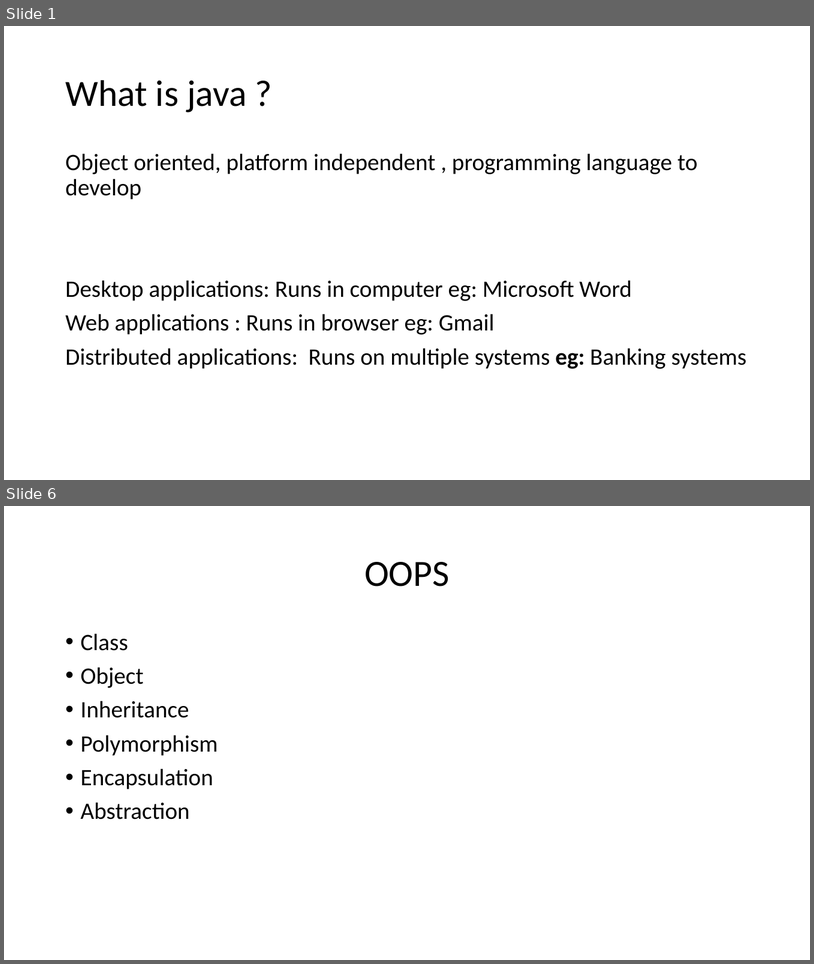
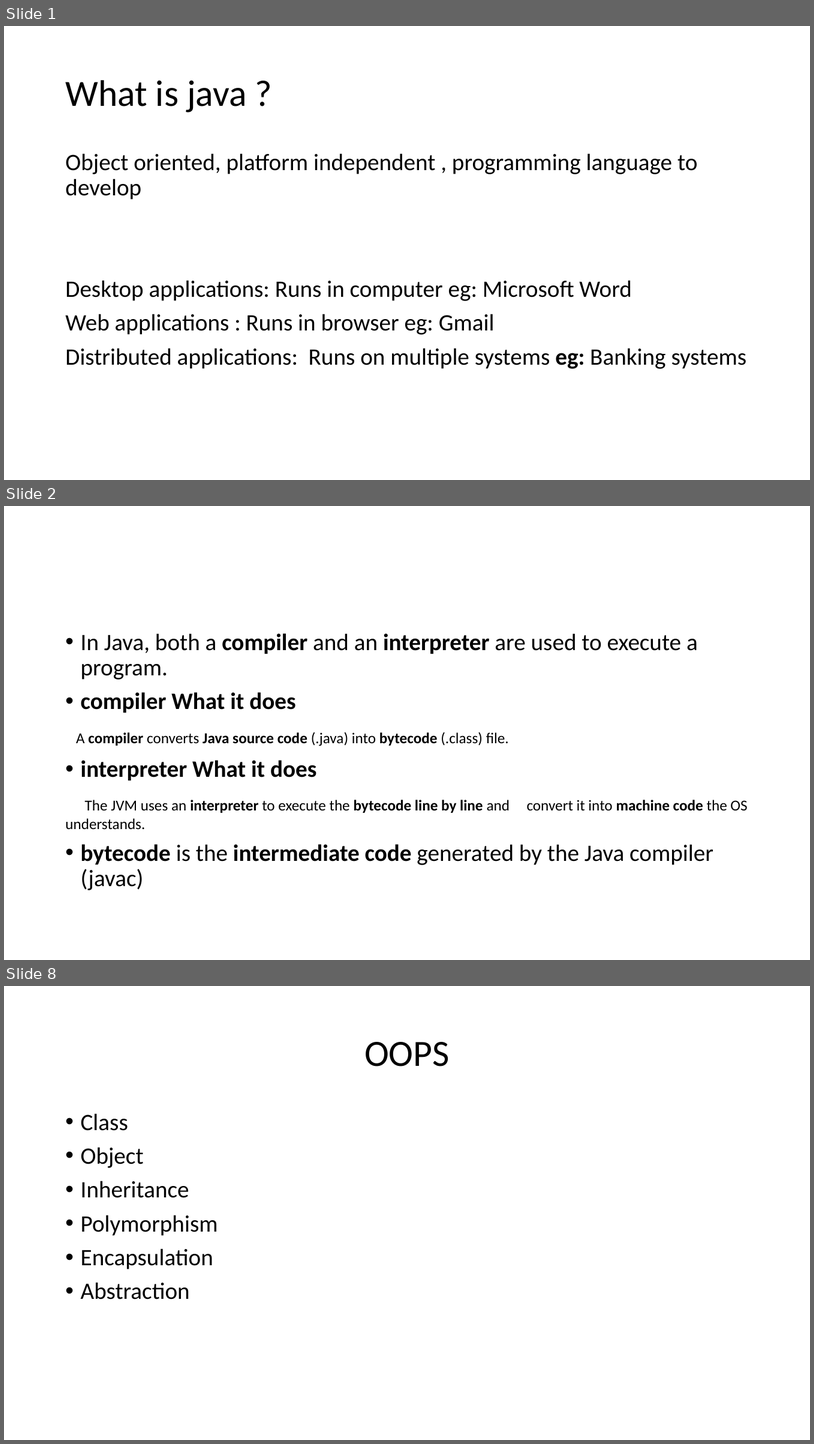
Before and after one commit to jayakrishnaprog/Javademoppt, a slide deck: oops.pptx. Shown one above the other, each under a label of ours: slides 1 and 6 before the commit, slides 1, 2 and 8 after it; the slides between them are not shown. The pictures are 814x964 and 814x1444 pixels, drawn with LibreOffice and Linux fonts; fonts in the diff are those of the drawing. Boxes give left, top, right and bottom in pixels: in the first picture for what was removed or moved away, otherwise in the second. Text is boxed around its words. In the diff, an @@ line names an element or a change of style, - is before the commit and + after.

```diff
--- a/oops.pptx
+++ b/oops.pptx
@@ slide 2 added at (4,506,810,960), background #FFFFFF @@
@@ text added at (76,633,747,890), 28 pt, text #000000 @@
+• In Java, both a compiler and an interpreter are used to execute a program.
+• compiler What it does
+A compiler converts Java source code (.java) into bytecode (.class) file.
+• interpreter What it does
+The JVM uses an interpreter to execute the bytecode line by line and convert it into machine code the OS understands.
+• bytecode is the intermediate code generated by the Java compiler (javac)
@@ what was slide 6 is now slide 8 @@
```
Also in this commit, not shown: 4 slides changed, 1 other slide added, 1 other file.
